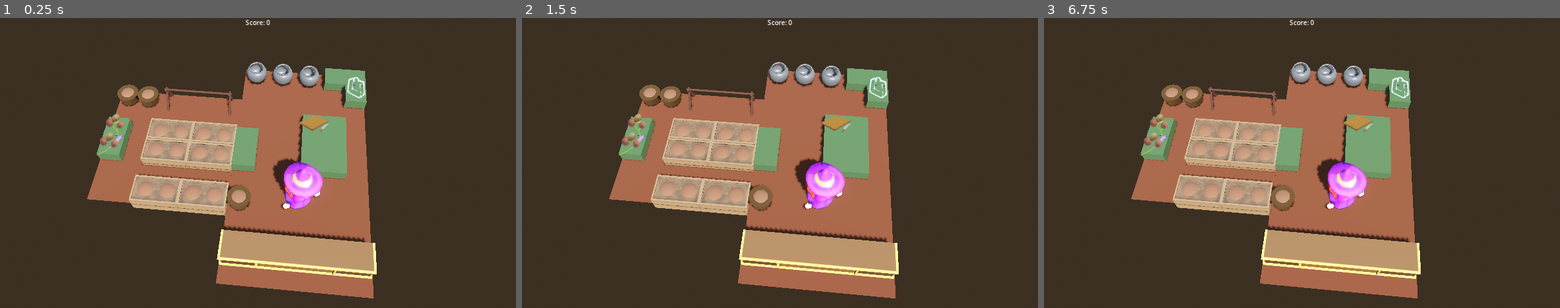
Above: before the commit, frames 1-3 (left to right).
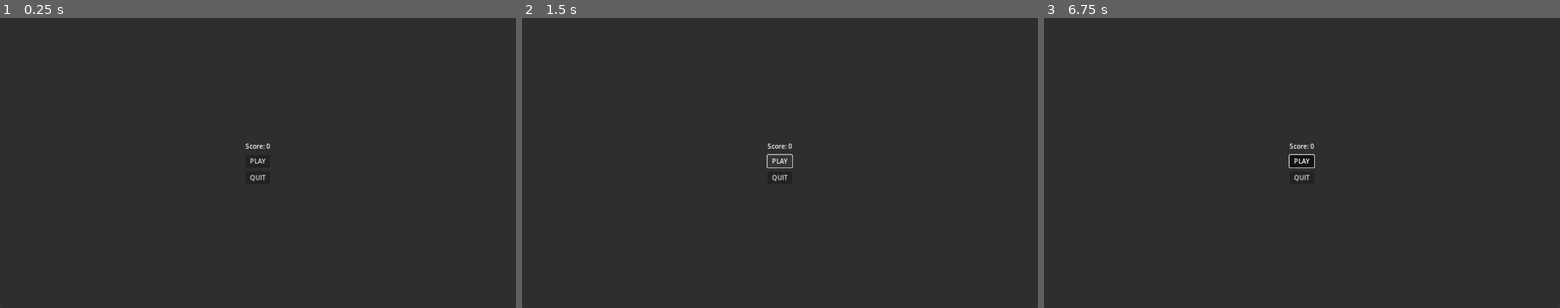
Above: after the commit, the same moments.

Repository: Byteron/potions
Game: Godot game, scene res://src/menu/title_screen.tscn
The game is run twice, just before and just after one commit, with the same random seed, the same clock (stepped at 60 frames per second) and the same inputs. Before the commit the project starts from res://src/game/shop.tscn.
Inputs (mouse positions are in pixels of both pictures, inside the frame that each line leads up to):
- Up to frame 1 (0.25 s): no input
- Up to frame 2 (1.5 s): click (780, 160) at 0.5 s, where only the run after the commit has a clickable "PLAY"; click (780, 160) at 1.25 s, where only the run after the commit has a clickable "PLAY"
- Up to frame 3 (6.75 s): tap Enter at 2, 3.5, 5 s; hold D (move_right) 2.03-2.78 s; hold Space (dash) 2.03-2.78 s; hold S (move_down) 2.78-3.53 s; tap E (interact) at 2.85 s; hold D (move_right) 3.53-4.28 s; hold R (refine) 3.53-4.28 s; tap Space (dash) at 4.25, 4.35, 5.75 s; hold W (move_up) 4.28-5.03 s; hold E (interact) 5.03-5.78 s; hold A (move_left) 5.03-6.53 s; tap R (refine) at 5.85 s; hold S (move_down) from 6.53 s (still down); hold Space (dash) from 6.53 s (still down)

The runs differ from the first frame. In frame 1, 30% of the frame differs, in the area x 0-100%, y 0-100%; in frame 2, 30%; in frame 3, 30%.
Error before the commit: Parse Error: Could not find type "Position3D" in the current scope. (res://src/character/character.gd:6)
Error after the commit: Invalid call. Nonexistent function 'change_scene' in base 'SceneTree'. (res://src/menu/title_screen.gd:13)

Commit message:
limited game time and score display

Diff:
--- a/project.godot
+++ b/project.godot
@@ -128,6 +128,11 @@
 "class": &"SeedBag",
 "language": &"GDScript",
 "path": "res://src/tools/seed_bag.gd"
+}, {
+"base": "Node3D",
+"class": &"Shop",
+"language": &"GDScript",
+"path": "res://src/game/shop.gd"
 }, {
 "base": "Node3D",
 "class": &"Space",
@@ -164,6 +169,7 @@
 "Refiner": "",
 "Seed": "",
 "SeedBag": "",
+"Shop": "",
 "Space": "",
 "TitleScreen": ""
 }
@@ -171,7 +177,7 @@
 [application]
 
 config/name="Potions"
-run/main_scene="res://src/game/shop.tscn"
+run/main_scene="res://src/menu/title_screen.tscn"
 config/icon="res://icon.png"
 config/features=PackedStringArray("4.0", "Vulkan Clustered")
 
--- a/src/character/character.tscn
+++ b/src/character/character.tscn
@@ -228,7 +228,7 @@
 anims/refine = SubResource( "Animation_x3xl7" )
 
 [node name="CollisionShape3D" type="CollisionShape3D" parent="."]
-transform = Transform3D(1, 0, 0, 0, 1, 0, 0, 0, 1, 0, 0.925832, 0)
+transform = Transform3D(1, 0, 0, 0, 1, 0, 0, 0, 1, 0, 0.514608, 0)
 shape = SubResource( "CapsuleShape3D_h4cxt" )
 
 [node name="Controller" type="Node" parent="."]
--- /dev/null
+++ b/src/game/shop.gd
@@ -0,0 +1,22 @@
+extends Node3D
+class_name Shop
+
+@onready var hud: HUD = $HUD
+@onready var timer: Timer = $GameTimer
+
+@export var game_time := 300.0
+
+
+func _ready() -> void:
+	Recipes.reset()
+	Recipes.start()
+	timer.start(game_time)
+
+
+func _process(delta: float) -> void:
+	hud.set_time_left(timer.time_left)
+
+
+func _on_game_timer_timeout() -> void:
+	Recipes.stop()
+	get_tree().change_scene("res://src/menu/title_screen.tscn")
--- a/src/game/shop.tscn
+++ b/src/game/shop.tscn
@@ -1,6 +1,7 @@
-[gd_scene load_steps=19 format=3 uid="uid://de4jsrcssn3fp"]
+[gd_scene load_steps=20 format=3 uid="uid://de4jsrcssn3fp"]
 
 [ext_resource type="PackedScene" uid="uid://csb4thvmptxi0" path="res://src/character/character.tscn" id="1_7ggcj"]
+[ext_resource type="Script" path="res://src/game/shop.gd" id="1_6107u"]
 [ext_resource type="PackedScene" uid="uid://dmsvo32nle07g" path="res://src/tools/pot.tscn" id="3_obdbc"]
 [ext_resource type="PackedScene" uid="uid://bcc3w2be250tf" path="res://src/tools/dirt_box.tscn" id="4_n7npy"]
 [ext_resource type="PackedScene" uid="uid://d1lyxdgdrti2h" path="res://src/tools/seed_bag.tscn" id="4_x0iy6"]
@@ -32,7 +33,12 @@
 [sub_resource type="StandardMaterial3D" id="StandardMaterial3D_qxxup"]
 albedo_color = Color(0.376471, 0.196078, 0.109804, 1)
 
-[node name="Game" type="Node3D"]
+[node name="Shop" type="Node3D"]
+script = ExtResource( "1_6107u" )
+game_time = 180.0
+
+[node name="GameTimer" type="Timer" parent="."]
+one_shot = true
 
 [node name="WorldEnvironment" type="WorldEnvironment" parent="."]
 environment = SubResource( "Environment_4xgxr" )
@@ -69,7 +75,6 @@
 [node name="Floor" type="MeshInstance3D" parent="Greenhouse"]
 transform = Transform3D(3, 0, 0, 0, 1, 0, 0, 0, 3, -3, 0, -14)
 mesh = SubResource( "PlaneMesh_b0hr7" )
-skeleton = NodePath("../../Greenhouse")
 surface_material_override/0 = SubResource( "StandardMaterial3D_qxxup" )
 
 [node name="Seedbag" parent="Greenhouse" instance=ExtResource( "4_x0iy6" )]
@@ -126,4 +131,6 @@
 
 [node name="HUD" parent="." instance=ExtResource( "10_wog8m" )]
 
+[connection signal="timeout" from="GameTimer" to="." method="_on_game_timer_timeout"]
+
 [editable path="Workshop/Table6"]
--- a/src/global/recipes.gd
+++ b/src/global/recipes.gd
@@ -17,10 +17,29 @@
 @export var Order: PackedScene = null
 
 @onready var order_container: Node = $Orders
+@onready var timer: Timer = $NewRecipeTimer
 
 
 func _ready() -> void:
 	randomize()
+
+
+func stop() -> void:
+	timer.stop()
+
+
+func start() -> void:
+	timer.start()
+
+
+func reset() -> void:
+	score = 0
+
+	for child in order_container.get_children():
+		order_container.remove_child(child)
+		child.queue_free()
+
+	orders.clear()
 
 
 func _on_new_recipe_timer_timeout() -> void:
--- a/src/hud/HUD.gd
+++ b/src/hud/HUD.gd
@@ -3,7 +3,9 @@
 
 @export var RecipeEntry: PackedScene = null
 
-@onready var score_label: Label = $ScoreLabel
+@onready var score_label: Label = $VBoxContainer2/ScoreLabel
+@onready var time_label: Label = $VBoxContainer2/TimeLabel
+
 @onready var container: Control = $VBoxContainer
 
 
@@ -11,8 +13,13 @@
 	Recipes.orders_changed.connect(_on_orders_changed)
 	_on_orders_changed()
 
+
 func _process(delta: float) -> void:
 	score_label.text = "Score: " + str(Recipes.score)
+
+
+func set_time_left(time_left: float) -> void:
+	time_label.text = "Time: " + str(int(time_left))
 
 
 func _on_orders_changed() -> void:
--- a/src/hud/HUD.tscn
+++ b/src/hud/HUD.tscn
@@ -11,11 +11,25 @@
 offset_right = 40.0
 offset_bottom = 40.0
 
-[node name="ScoreLabel" type="Label" parent="."]
+[node name="VBoxContainer2" type="VBoxContainer" parent="."]
 anchor_left = 0.5
 anchor_right = 0.5
-offset_left = -56.0
-offset_right = 56.0
-offset_bottom = 23.0
+offset_left = -84.0
+offset_right = 84.0
+offset_bottom = 50.0
+
+[node name="TimeLabel" type="Label" parent="VBoxContainer2"]
+offset_right = 168.0
+offset_bottom = 37.0
+theme_override_font_sizes/font_size = 24
+text = "Time: 300"
 horizontal_alignment = 1
 vertical_alignment = 1
+
+[node name="ScoreLabel" type="Label" parent="VBoxContainer2"]
+offset_top = 41.0
+offset_right = 168.0
+offset_bottom = 67.0
+text = "Score: 5000"
+horizontal_alignment = 1
+vertical_alignment = 1
--- a/src/menu/title_screen.gd
+++ b/src/menu/title_screen.gd
@@ -2,8 +2,15 @@
 class_name TitleScreen
 
 
+@onready var score_label: Label = $CenterContainer/VBoxContainer/ScoreLabel
+
+
+func _ready() -> void:
+	score_label.text = "Score: " + str(int(Recipes.score))
+
+
 func _on_play_button_pressed() -> void:
-	get_tree().change_scene("res://src/game/game.tscn")
+	get_tree().change_scene("res://src/game/shop.tscn")
 
 
 func _on_quit_button_pressed() -> void:
--- a/src/menu/title_screen.tscn
+++ b/src/menu/title_screen.tscn
@@ -12,23 +12,31 @@
 anchor_bottom = 1.0
 
 [node name="VBoxContainer" type="VBoxContainer" parent="CenterContainer"]
-offset_left = 452.0
-offset_top = 255.0
-offset_right = 572.0
-offset_bottom = 345.0
+offset_left = 565.0
+offset_top = 287.0
+offset_right = 715.0
+offset_bottom = 433.0
 theme_override_constants/separation = 10
 
+[node name="ScoreLabel" type="Label" parent="CenterContainer/VBoxContainer"]
+offset_right = 150.0
+offset_bottom = 26.0
+text = "Score: 0"
+horizontal_alignment = 1
+vertical_alignment = 1
+
 [node name="PlayButton" type="Button" parent="CenterContainer/VBoxContainer"]
-rect_min_size = Vector2(120, 40)
-offset_right = 120.0
-offset_bottom = 40.0
+rect_min_size = Vector2(150, 50)
+offset_top = 36.0
+offset_right = 150.0
+offset_bottom = 86.0
 text = "PLAY"
 
 [node name="QuitButton" type="Button" parent="CenterContainer/VBoxContainer"]
-rect_min_size = Vector2(120, 40)
-offset_top = 50.0
-offset_right = 120.0
-offset_bottom = 90.0
+rect_min_size = Vector2(150, 50)
+offset_top = 96.0
+offset_right = 150.0
+offset_bottom = 146.0
 text = "QUIT"
 
 [connection signal="pressed" from="CenterContainer/VBoxContainer/PlayButton" to="." method="_on_play_button_pressed"]
